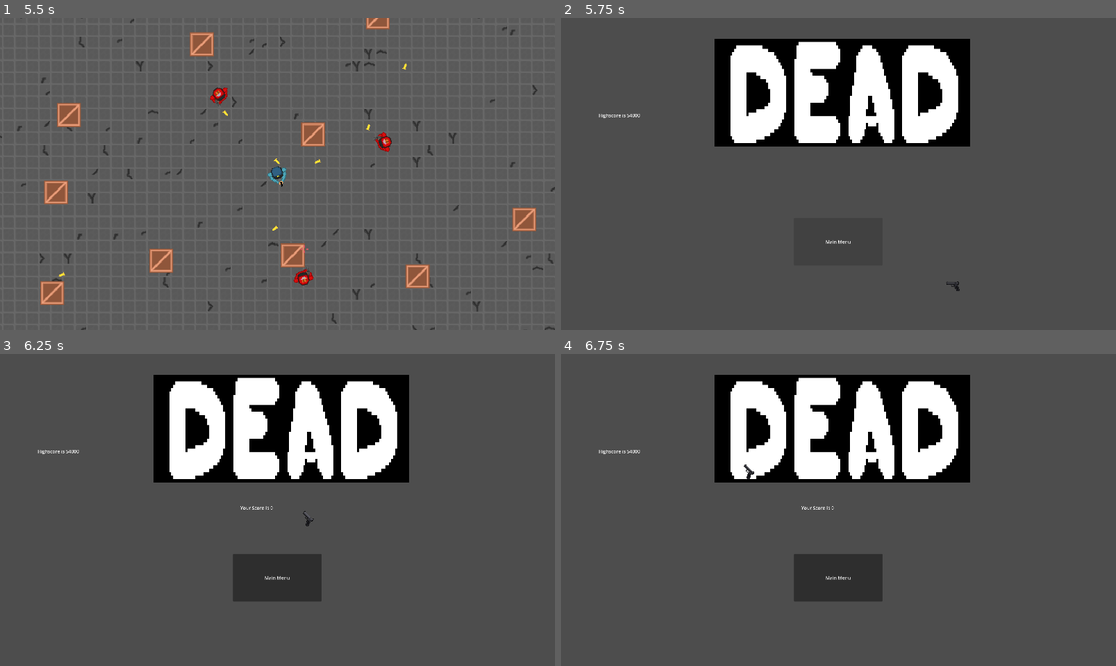
Above: before the commit, frames 1-4 (two rows, left to right).
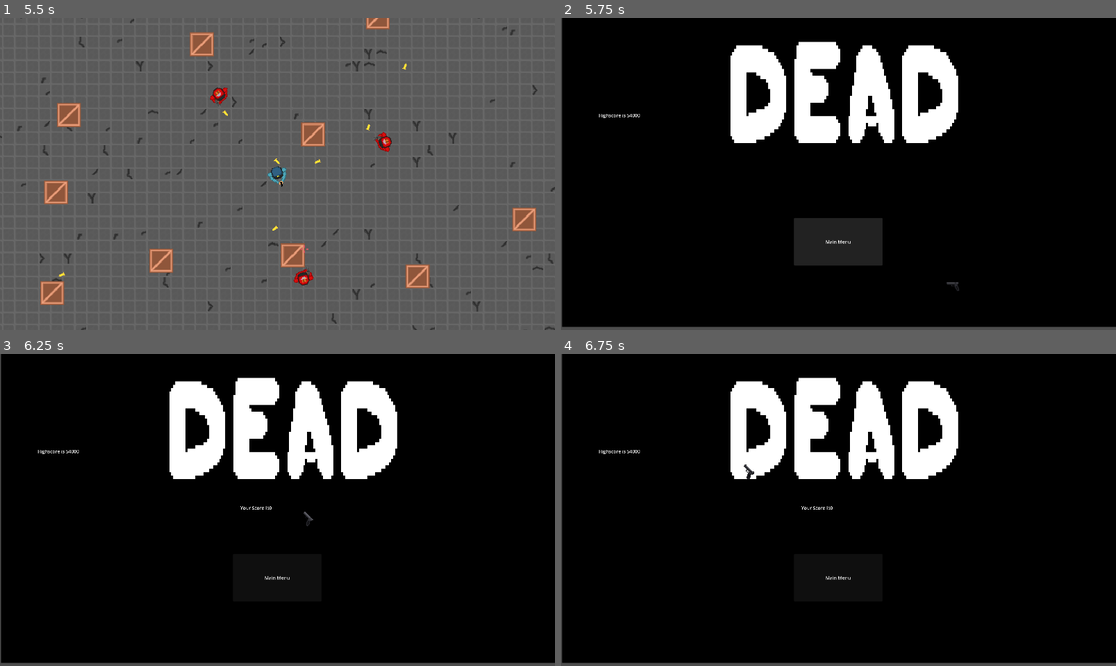
Above: after the commit, the same moments.

Repository: edclo74/hehehe_v2
Game: Godot game, scene res://Scenes/Main_Menu.tscn
Same seed, same stepped clock (60 frames per second), same inputs: the game is played once before the commit and once after it.
Inputs (mouse positions are in pixels of both pictures, inside the frame that each line leads up to):
- Up to frame 1 (5.5 s): click (493, 133) at 0.5 s; tap Enter at 1.25 s; move the mouse to (399, 158) at 1.27 s; hold D (right) 1.28-2 s; hold Shift (run) 1.28-2 s; click (399, 158) at 1.42 s; drag from (166, 189) to (283, 295) at 2.02 s; move the mouse to (333, 105) at 2.77 s; hold D (right) 2.78-3.5 s; hold Shift (run) 2.78-3.5 s; drag from (249, 236) to (316, 142) at 3.52 s; move the mouse to (444, 220) at 4.27 s; hold A (left) 4.28-5 s; hold Shift (run) 4.28-5 s; drag from (111, 127) to (305, 248) at 5.02 s
- Up to frame 2 (5.75 s): no input
- Up to frame 3 (6.25 s): move the mouse to (305, 510) at 5.77 s; hold S (down) from 5.78 s (still down); hold Shift (run) from 5.78 s (still down); click (305, 510) at 5.92 s
- Up to frame 4 (6.75 s): release S (down) at 6.5 s; release Shift (run) at 6.5 s; tap Space at 6.5 s; drag from (755, 432) to (727, 525) at 6.52 s

Frame 1 is identical in both runs. In frame 2, 83% of the frame differs, in the area x 0-100%, y 0-100%; in frame 3, 83%; in frame 4, 83%.

Commit message:
Added and fixed a boat load of stuf
Fixed a couple things

Diff:
--- /dev/null
+++ b/HEALTH.gd
@@ -0,0 +1,4 @@
+extends Node
+
+
+@onready var Health = 100
--- a/Scenes/Player.gd
+++ b/Scenes/Player.gd
@@ -12,6 +12,7 @@
 @onready var Sprite = $AnimationTree.get("parameters/playback")
 @onready var animated_sprite_2d = $AnimatedSprite2D
 @onready var GunShot = $GunShot
+@onready var point_text = $point_text
 #@onready var hehe = $"../Main Room/hehe"
 #@onready var hehe2 = $"../Other_Room/hehe2"
 #@onready var hehe3 = $"../Other_Room2/hehe3"
@@ -30,6 +31,7 @@
 	background_music.play()
 
 func _physics_process(delta):
+		#point_text.text = "Health:" + str(Health.Health)
 		print(Points.Points)
 		if health == 0:
 			get_tree().change_scene_to_file("res://Scenes/death_scene.tscn")
--- a/Scenes/death_scene.gd
+++ b/Scenes/death_scene.gd
@@ -6,7 +6,7 @@
 	Input.set_mouse_mode(Input.MOUSE_MODE_HIDDEN)
 	gun.position = get_global_mouse_position()
 	gun.rotation_degrees = 45
-	Score.text = "Your Score Is " + str(Points.Points)
+	Score.text = "Your Score Is" + str(Points.Points)
 
 
 
--- a/Scenes/death_scene.tscn
+++ b/Scenes/death_scene.tscn
@@ -2,7 +2,7 @@
 
 [ext_resource type="Script" path="res://Scenes/death_scene.gd" id="1_reros"]
 [ext_resource type="Texture2D" uid="uid://bb20u68d4kiya" path="res://assets/Gun_MainMenu.aseprite.png" id="2_7ylu3"]
-[ext_resource type="Texture2D" uid="uid://bicwr26tdj6c" path="res://assets/judwajdewalk;jdwalkdfwaoidwaoiudwaojdwaoidwaoidwaoidwaiodwaoidwaiodwaoidwaoidwaoidfwaoidwaoidwaoidwaoidwaoidwaoidwaoidwaoidwaoidwaoidwaoidwaoidwaoidwaoidwaoidwaiodwaejfdsodsokfjdsaof hsdlkfq jvbnqn z c.aseprite.png" id="2_ttarg"]
+[ext_resource type="Texture2D" uid="uid://dnoifks1kxs4j" path="res://assets/helpwewe.png" id="2_j5wk8"]
 [ext_resource type="AudioStream" uid="uid://mpx02b0yiey3" path="res://audiomass-output (3).mp3" id="3_5uw0c"]
 [ext_resource type="Texture2D" uid="uid://cyxy0yir81xyr" path="res://assets/Sprite-0002.aseprite.png" id="5_8hrfu"]
 
@@ -40,10 +40,13 @@
 grow_vertical = 2
 script = ExtResource("1_reros")
 
+[node name="Helpwewe" type="Sprite2D" parent="."]
+position = Vector2(964, 529)
+texture = ExtResource("2_j5wk8")
+
 [node name="Judwajdewalk;jdwalkdfwaoidwaoiudwaojdwaoidwaoidwaoidwaiodwaoidwaiodwaoidwaoidwaoidfwaoidwaoidwaoidwaoidwaoidwaoidwaoidwaoidwaoidwaoidwaoidwaoidwaoidwaoidwaoidwaiodwaejfdsodsokfjdsaofHsdlkfqJvbnqnZC_aseprite" type="Sprite2D" parent="."]
 position = Vector2(967, 544)
 scale = Vector2(1.07083, 1.13241)
-texture = ExtResource("2_ttarg")
 
 [node name="Sprite2D" type="Sprite2D" parent="."]
 position = Vector2(973, 258)
@@ -59,15 +62,11 @@
 text = "Main Menu
 "
 
-[node name="Gun" type="AnimatedSprite2D" parent="."]
-position = Vector2(1331.81, 910.12)
-scale = Vector2(1.28825, 1.23724)
-sprite_frames = SubResource("SpriteFrames_ef1fp")
-offset = Vector2(24, 15)
-
 [node name="Musikness" type="AudioStreamPlayer2D" parent="."]
 stream = ExtResource("3_5uw0c")
+volume_db = 12.0
 autoplay = true
+bus = &"Music"
 
 [node name="Death_screen_Score" type="Label" parent="."]
 layout_mode = 0
@@ -84,4 +83,10 @@
 offset_bottom = 488.0
 text = "Highscore is 54000"
 
+[node name="Gun" type="AnimatedSprite2D" parent="."]
+position = Vector2(1331.81, 910.12)
+scale = Vector2(1.28825, 1.23724)
+sprite_frames = SubResource("SpriteFrames_ef1fp")
+offset = Vector2(24, 15)
+
 [connection signal="pressed" from="Main Menu" to="." method="_on_main_menu_pressed"]
--- a/Scenes/endless_game.tscn
+++ b/Scenes/endless_game.tscn
@@ -129,7 +129,7 @@
 position = Vector2(3175, 997)
 
 [node name="Timer" type="Timer" parent="Enemy Spawners/Spawnpoints"]
-wait_time = 4.0
+wait_time = 3.2
 autostart = true
 
 [node name="Marker2D6" type="Marker2D" parent="Enemy Spawners/Spawnpoints"]
--- a/Scenes/enemy.gd
+++ b/Scenes/enemy.gd
@@ -7,6 +7,7 @@
 @onready var hands = $Marker2D
 var mouse_over = false
 @onready var Bullet = preload("res://Scenes/Bullet.tscn")
+@onready var point_text = $point_text
 var cooldown_timer: bool = true
 @onready var oof = $AudioStreamPlayer2D
 @onready var animator = $Area2D/AnimatedSprite2D
@@ -66,6 +67,8 @@
 
 
 func _die():
+	point_text.show()
+	point_text.play("default")
 	Points.Points += 100
 	dead = true
 	not_dead = false
--- a/Scenes/enemy.tscn
+++ b/Scenes/enemy.tscn
@@ -1,10 +1,11 @@
-[gd_scene load_steps=18 format=3 uid="uid://7pwe60a0qt6u"]
+[gd_scene load_steps=26 format=3 uid="uid://7pwe60a0qt6u"]
 
 [ext_resource type="Texture2D" uid="uid://dee3m5udbl6gf" path="res://assets/enemy_epikness.aseprite.png" id="1_x4qua"]
 [ext_resource type="Script" path="res://Scenes/enemy.gd" id="1_yt0l8"]
 [ext_resource type="Texture2D" uid="uid://blda3y8tfgd1" path="res://enemy_death.aseprite.png" id="2_6tbai"]
 [ext_resource type="AudioStream" uid="uid://ovudg7ipnje1" path="res://assets/dsoof.wav" id="3_443qe"]
 [ext_resource type="AudioStream" uid="uid://bgqqjwmxplulw" path="res://dspodth3.wav" id="5_5s6jh"]
+[ext_resource type="Texture2D" uid="uid://ueb315u2rg20" path="res://assets/wewe.aseprite.png" id="6_d2eh4"]
 
 [sub_resource type="AtlasTexture" id="AtlasTexture_hb8e2"]
 atlas = ExtResource("2_6tbai")
@@ -88,6 +89,56 @@
 [sub_resource type="CircleShape2D" id="CircleShape2D_vuaey"]
 radius = 11.0454
 
+[sub_resource type="AtlasTexture" id="AtlasTexture_ctgua"]
+atlas = ExtResource("6_d2eh4")
+region = Rect2(54, 0, 54, 32)
+
+[sub_resource type="AtlasTexture" id="AtlasTexture_gv7h1"]
+atlas = ExtResource("6_d2eh4")
+region = Rect2(54, 32, 54, 32)
+
+[sub_resource type="AtlasTexture" id="AtlasTexture_ighpa"]
+atlas = ExtResource("6_d2eh4")
+region = Rect2(54, 64, 54, 32)
+
+[sub_resource type="AtlasTexture" id="AtlasTexture_xuoq3"]
+atlas = ExtResource("6_d2eh4")
+region = Rect2(0, 64, 54, 32)
+
+[sub_resource type="AtlasTexture" id="AtlasTexture_3mhqg"]
+atlas = ExtResource("6_d2eh4")
+region = Rect2(0, 32, 54, 32)
+
+[sub_resource type="AtlasTexture" id="AtlasTexture_4qc6y"]
+atlas = ExtResource("6_d2eh4")
+region = Rect2(0, 0, 54, 32)
+
+[sub_resource type="SpriteFrames" id="SpriteFrames_343g8"]
+animations = [{
+"frames": [{
+"duration": 1.0,
+"texture": SubResource("AtlasTexture_ctgua")
+}, {
+"duration": 1.0,
+"texture": SubResource("AtlasTexture_gv7h1")
+}, {
+"duration": 1.0,
+"texture": SubResource("AtlasTexture_ighpa")
+}, {
+"duration": 1.0,
+"texture": SubResource("AtlasTexture_xuoq3")
+}, {
+"duration": 1.0,
+"texture": SubResource("AtlasTexture_3mhqg")
+}, {
+"duration": 1.0,
+"texture": SubResource("AtlasTexture_4qc6y")
+}],
+"loop": false,
+"name": &"default",
+"speed": 5.0
+}]
+
 [node name="Enemy" type="CharacterBody2D" groups=["Enemy"]]
 z_index = -1
 disable_mode = 2
@@ -137,6 +188,14 @@
 [node name="Marker2D" type="Marker2D" parent="."]
 position = Vector2(25, 6)
 
+[node name="point_text" type="AnimatedSprite2D" parent="."]
+visible = false
+position = Vector2(27, -12)
+scale = Vector2(0.425926, 0.421875)
+sprite_frames = SubResource("SpriteFrames_343g8")
+frame = 1
+frame_progress = 0.552197
+
 [connection signal="timeout" from="Shoot_Timer" to="." method="_on_shoot_timer_timeout"]
 [connection signal="area_entered" from="Area2D" to="." method="_on_area_2d_area_entered"]
 [connection signal="body_entered" from="Area2D/DetectionArea" to="." method="_on_detection_area_body_entered"]
--- /dev/null
+++ b/Scenes/we.tscn
@@ -0,0 +1,9 @@
+[gd_scene format=3 uid="uid://bxwfgon4jjyf4"]
+
+[node name="Control" type="Control"]
+layout_mode = 3
+anchors_preset = 15
+anchor_right = 1.0
+anchor_bottom = 1.0
+grow_horizontal = 2
+grow_vertical = 2
--- /dev/null
+++ b/health_hehe.gd
@@ -0,0 +1,11 @@
+extends Node
+
+
+# Called when the node enters the scene tree for the first time.
+func _ready():
+	pass # Replace with function body.
+
+
+# Called every frame. 'delta' is the elapsed time since the previous frame.
+func _process(delta):
+	pass
--- a/project.godot
+++ b/project.godot
@@ -18,6 +18,7 @@
 [autoload]
 
 Points="*res://Points.gd"
+Health="*res://HEALTH.gd"
 
 [display]
 
Binary file added: Scenes/Sprite-0002.aseprite
Not shown, added: Scenes/Sprite-0002.aseprite.import
Not shown, added: assets/helpeewew.aseprite.import
Not shown, added: assets/helpwewe.png.import
Binary file added: assets/wewe.aseprite
Not shown, added: assets/wewe.aseprite.import
Binary file added: assets/wewe.aseprite.png
Not shown, added: assets/wewe.aseprite.png.import
